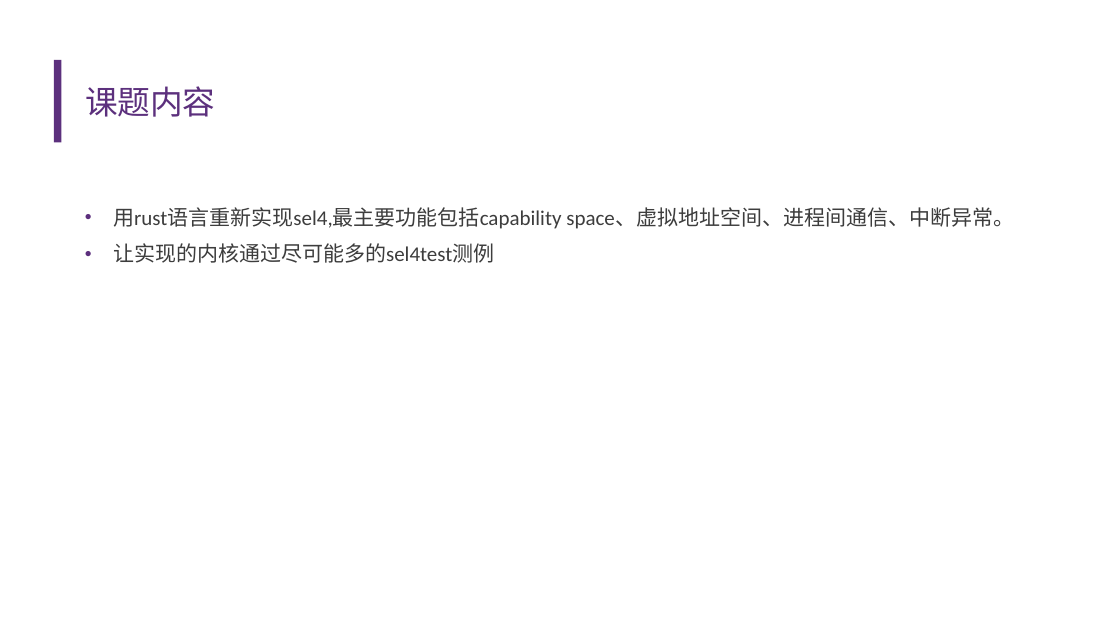
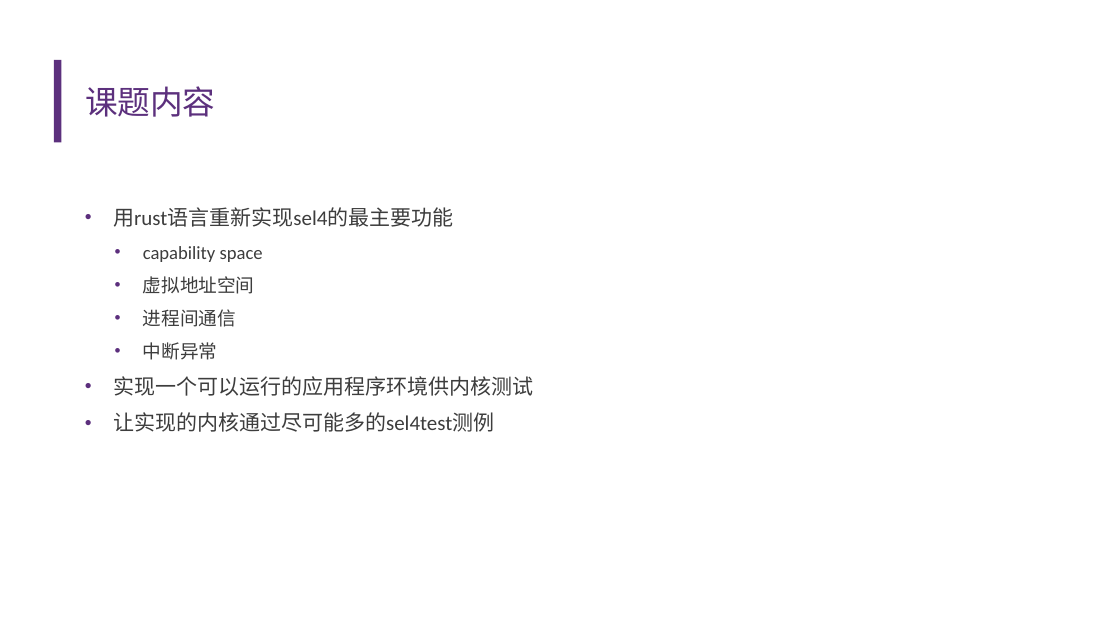
Before and after one commit to llh730/seL4-rust-implement, a slide deck: slide 3 of record/中期答辩——李龙昊.pptx (slide 2 before the commit). Drawn at 1120x630 pixels with LibreOffice and Linux fonts; fonts in the diff are those of the drawing; background and template pictures are left out. Boxes give left, top, right and bottom in pixels: in the first picture for what was removed or moved away, otherwise in the second. Text is boxed around its words. In the diff, an @@ line names an element or a change of style, - is before the commit and + after.

```diff
--- a/record/中期答辩——李龙昊.pptx
+++ b/record/中期答辩——李龙昊.pptx
@@ text at [113,207,533,396]: text changed @@
-• 用rust语言重新实现sel4,最主要功能包括capability space、虚拟地址空间、进程间通信、中断异常。
+• 用rust语言重新实现sel4的最主要功能
+  • capability space
+  • 虚拟地址空间
+  • 进程间通信
+  • 中断异常
+• 实现一个可以运行的应用程序环境供内核测试
```
Also in this commit, not shown: 5 other slides changed, 3 slides added, 3 other files.
